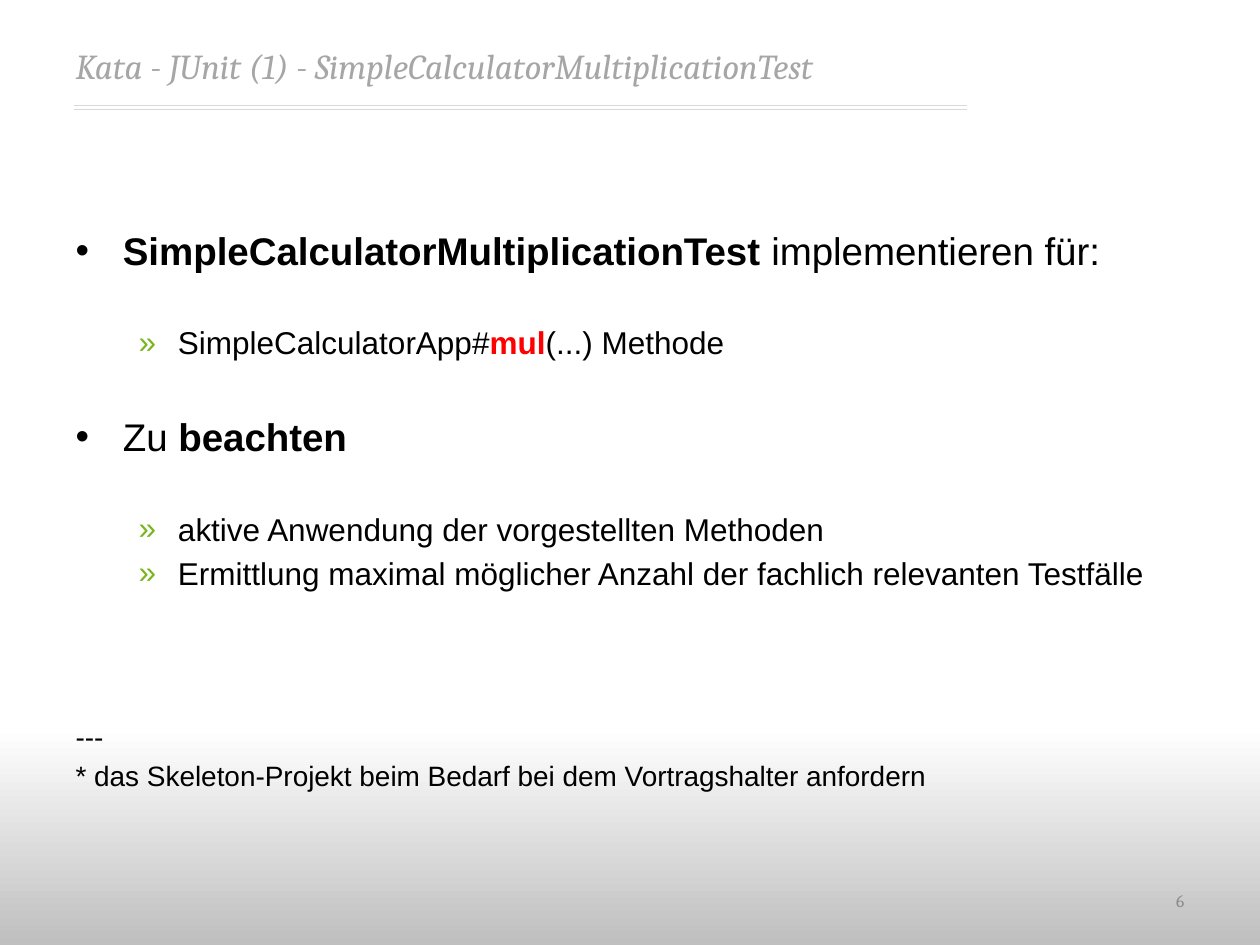
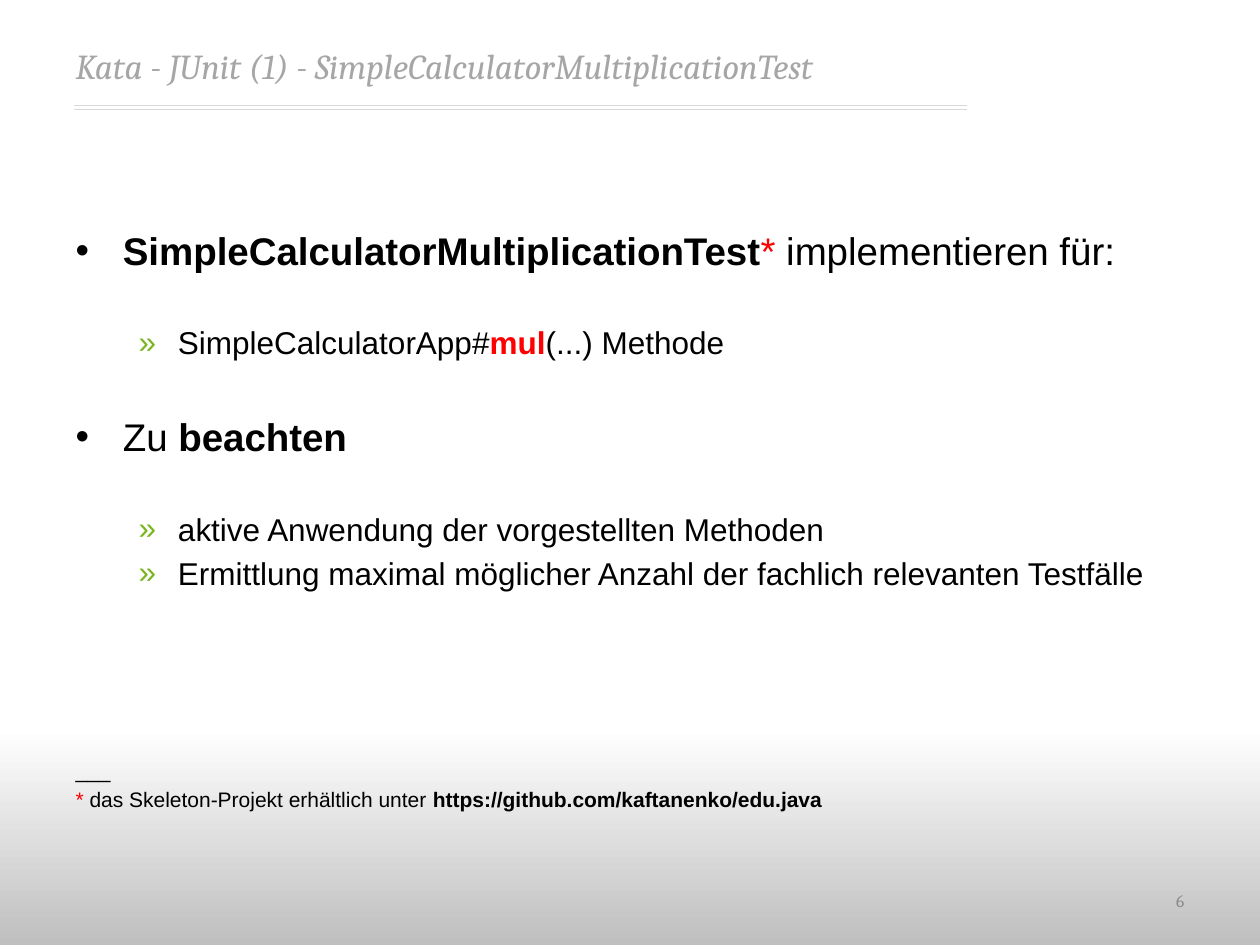
Before and after one commit to kaftanenko/edu, a slide deck: slide 6 of junit/doc/Kata_-_Java-Tests-JUnit 4_-_Artem-Kaftanenko.pptx. Drawn at 1260x945 pixels with LibreOffice and Linux fonts; fonts in the diff are those of the drawing; background and template pictures are left out. Boxes give left, top, right and bottom in pixels: in the first picture for what was removed or moved away, otherwise in the second. Text is boxed around its words. In the diff, an @@ line names an element or a change of style, - is before the commit and + after.

```diff
--- a/junit/doc/Kata_-_Java-Tests-JUnit 4_-_Artem-Kaftanenko.pptx
+++ b/junit/doc/Kata_-_Java-Tests-JUnit 4_-_Artem-Kaftanenko.pptx
@@ text at (123, 237, 1114, 272): text changed @@
-• SimpleCalculatorMultiplicationTest implementieren für:
+• SimpleCalculatorMultiplicationTest* implementieren für:
@@ text at (90, 791, 822, 812): text changed; size 16 to 12 pt @@
----
-* das Skeleton-Projekt beim Bedarf bei dem Vortragshalter anfordern
+___
+* das Skeleton-Projekt erhältlich unter https://github.com/kaftanenko/edu.java
```
Also in this commit, not shown: 4 other slides changed.
